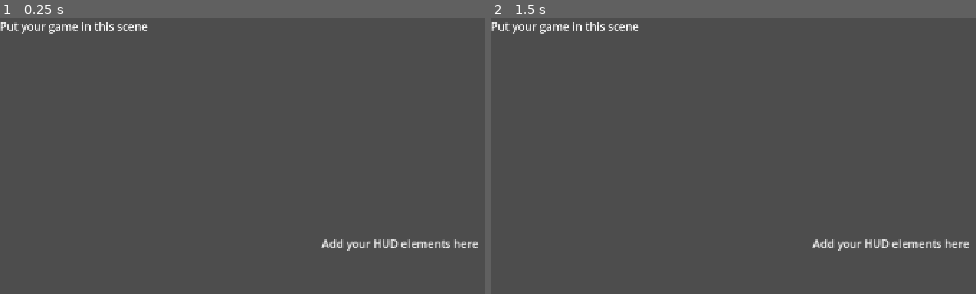
Above: before the commit, frames 1-2 (left to right).
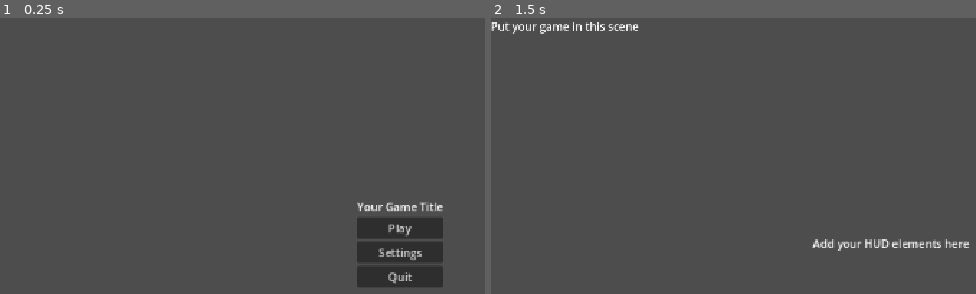
Above: after the commit, the same moments.

Repository: Lochi-dot-JPEG/godot-game-template
Game: Godot game, scene res://ui/title/title.tscn
Same seed, same stepped clock (60 frames per second), same inputs: the game is played once before the commit and once after it. Before the commit the project starts from res://ui/main/main.tscn.
Inputs (mouse positions are in pixels of both pictures, inside the frame that each line leads up to):
- Up to frame 1 (0.25 s): no input
- Up to frame 2 (1.5 s): click (888, 252) at 0.5 s, where only the run after the commit has a clickable "Settings"; click (888, 227) at 1.25 s, where only the run after the commit has a clickable "Play"

The runs differ from the first frame. In frame 1, 4.7% of the frame differs, in the area x 0-99%, y 1-98%; in frame 2, nothing differs.

Commit message:
feat: title screen and game name

Diff:
--- a/project.godot
+++ b/project.godot
@@ -11,7 +11,7 @@
 [application]
 
 config/name="game-template"
-run/main_scene="uid://ll38dsblkihl"
+run/main_scene="uid://tyrg4dwr2d8p"
 config/features=PackedStringArray("4.7", "GL Compatibility")
 config/icon="res://icon.svg"
 
@@ -24,6 +24,10 @@
 window/stretch/mode="canvas_items"
 window/stretch/aspect="expand"
 
+[gui]
+
+theme/custom="uid://bxroux3q0c77q"
+
 [physics]
 
 3d/physics_engine="Jolt Physics"
--- a/scripts/globals.gd
+++ b/scripts/globals.gd
@@ -1,7 +1,13 @@
 extends Node
+
 
 # Preload assets and store globally accessible variables here
 # This script is accessible anywhere in the project under the Globals autoload
 
+
 var high_score = 100
 var score = 0
+
+# This is loaded by the title screen
+const MAIN_SCENE_FILE = "res://ui/main/main.tscn"
+const GAME_TITLE = "Your Game Title"
--- /dev/null
+++ b/ui/global_theme.tres
@@ -0,0 +1,3 @@
+[gd_resource type="Theme" format=3 uid="uid://bxroux3q0c77q"]
+
+[resource]
--- /dev/null
+++ b/ui/title/title.gd
@@ -0,0 +1,23 @@
+extends Control
+
+@onready var title_label : Label = %TitleLabel
+@onready var play_button : Button = %Play
+@onready var settings_button : Button = %Settings
+@onready var quit_button : Button = %Quit
+
+func _ready() -> void:
+	title_label.text = Globals.GAME_TITLE
+	if OS.get_name() == "Web":
+		quit_button.hide()
+		quit_button.queue_free()
+	else:
+		quit_button.pressed.connect(get_tree().quit)
+
+	play_button.pressed.connect(_play)
+	settings_button.pressed.connect(_settings)
+
+func _play() -> void:
+	get_tree().change_scene_to_file(Globals.MAIN_SCENE_FILE)
+
+func _settings() -> void:
+	pass
--- /dev/null
+++ b/ui/title/title.tscn
@@ -0,0 +1,45 @@
+[gd_scene format=3 uid="uid://tyrg4dwr2d8p"]
+
+[ext_resource type="Script" uid="uid://bbpyravjmvioi" path="res://ui/title/title.gd" id="1_7vilc"]
+
+[node name="Title" type="Control" unique_id=253667116]
+layout_mode = 3
+anchors_preset = 15
+anchor_right = 1.0
+anchor_bottom = 1.0
+grow_horizontal = 2
+grow_vertical = 2
+script = ExtResource("1_7vilc")
+
+[node name="MarginContainer" type="MarginContainer" parent="." unique_id=384826489]
+layout_mode = 1
+anchors_preset = 15
+anchor_right = 1.0
+anchor_bottom = 1.0
+grow_horizontal = 2
+grow_vertical = 2
+
+[node name="VBoxContainer" type="VBoxContainer" parent="MarginContainer" unique_id=2060670447]
+layout_mode = 2
+size_flags_horizontal = 4
+size_flags_vertical = 4
+
+[node name="TitleLabel" type="Label" parent="MarginContainer/VBoxContainer" unique_id=1777531206]
+unique_name_in_owner = true
+layout_mode = 2
+text = "TODO Make title render here"
+
+[node name="Play" type="Button" parent="MarginContainer/VBoxContainer" unique_id=1816392289]
+unique_name_in_owner = true
+layout_mode = 2
+text = "Play"
+
+[node name="Settings" type="Button" parent="MarginContainer/VBoxContainer" unique_id=1433669644]
+unique_name_in_owner = true
+layout_mode = 2
+text = "Settings"
+
+[node name="Quit" type="Button" parent="MarginContainer/VBoxContainer" unique_id=2086630907]
+unique_name_in_owner = true
+layout_mode = 2
+text = "Quit"
Not shown, added: ui/title/title.gd.uid
